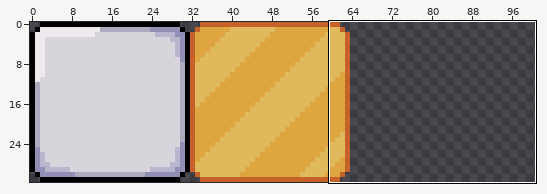
Two states of a pixel-art file, common/dice/art/dices.aseprite. The picture above shows the old version from afar; the outline marks the close-up.
Close-up. As it was:
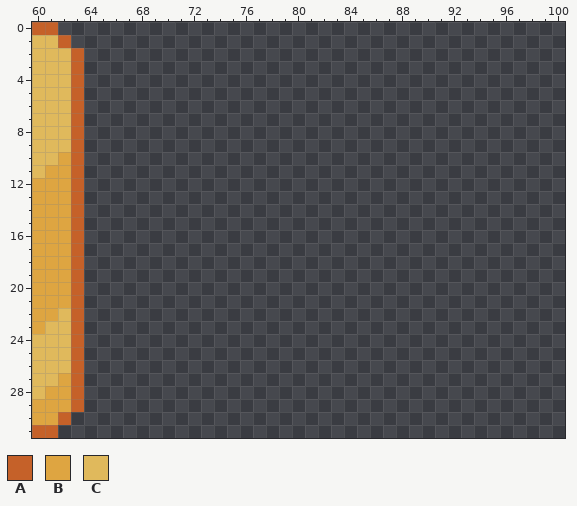
128x32 pixels, 1 frame. Colours within 5 levels of each other are drawn and written as one. Shown: x 60..100, y 0..31. The wide view leaves out empty margins.
Visible layers, top first: "Detail", "Base".
Palette (. is transparent): A #c56129  B #dea541  C #e0b95c
Pixels before, first column x 60:
 0 AA..
 1 CCA.
 2 CCCA
 3 CCCA
 4 CCCA
 5 CCCA
 6 CCCA
 7 CCCA
 8 CCCA
 9 CCCA
10 CCBA
11 CBBA
12 BBBA
13 BBBA
14 BBBA
15 BBBA
16 BBBA
17 BBBA
18 BBBA
19 BBBA
20 BBBA
21 BBBA
22 BBCA
23 BCCA
24 CCCA
25 CCCA
26 CCCA
27 CCBA
28 CBBA
29 BBBA
30 BBA.
31 AA..
And afterwards:
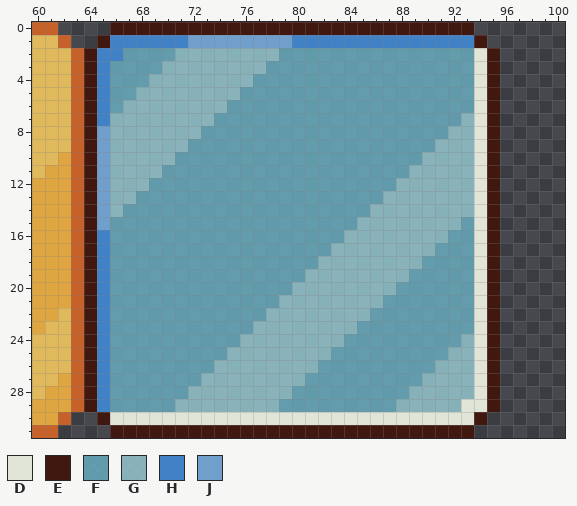
Colours new in this view: D #e1e5d8  E #411810  F #6ab2c5cc  G #94c4ccdb  H #4181c5  J #719fcb
Changes in this commit:
Layers "Detail", "Base":
Colour D is added in rows 2 to 28 at x 94; in row 29 at x 93 to 94; in row 30 at x 66 to 93.
Colour E is added in row 0 at x 66 to 93; in row 1 at x 65 and 94; in rows 2 to 29 at x 64 and 95; in row 30 at x 65 and 94; in row 31 at x 66 to 93.
Colour F is added in row 2 at x 67 to 70 and 79 to 93; in row 3 at x 66 to 69 and 78 to 93; in row 4 at x 66 to 68 and 77 to 93; in row 5 at x 66 to 67 and 76 to 93; in row 6 at x 66 and 75 to 93; in row 7 at x 74 to 92.
Colour F is added in row 8 at x 73 to 91; in row 9 at x 72 to 90; in row 10 at x 71 to 89; in row 11 at x 70 to 88; in row 12 at x 69 to 87; in row 13 at x 68 to 86.
Colour F is added in row 14 at x 67 to 85; in row 15 at x 66 to 84 and 93; in row 16 at x 66 to 83 and 92 to 93; in row 17 at x 66 to 82 and 91 to 93; in row 18 at x 66 to 81 and 90 to 93; in row 19 at x 66 to 80 and 89 to 93.
Colour F is added in row 20 at x 66 to 79 and 88 to 93; in row 21 at x 66 to 78 and 87 to 93; in row 22 at x 66 to 77 and 86 to 93; in row 23 at x 66 to 76 and 85 to 93; in row 24 at x 66 to 75 and 84 to 92; in row 25 at x 66 to 74 and 83 to 91.
Colour F is added in row 26 at x 66 to 73 and 82 to 90; in row 27 at x 66 to 72 and 81 to 89; in row 28 at x 66 to 71 and 80 to 88; in row 29 at x 66 to 70 and 79 to 87.
Colour G is added in row 2 at x 71 to 78; in row 3 at x 70 to 77; in row 4 at x 69 to 76; in row 5 at x 68 to 75; in row 6 at x 67 to 74; in row 7 at x 66 to 73 and 93.
Colour G is added in row 8 at x 66 to 72 and 92 to 93; in row 9 at x 66 to 71 and 91 to 93; in row 10 at x 66 to 70 and 90 to 93; in row 11 at x 66 to 69 and 89 to 93; in row 12 at x 66 to 68 and 88 to 93; in row 13 at x 66 to 67 and 87 to 93.
Colour G is added in row 14 at x 66 and 86 to 93; in row 15 at x 85 to 92; in row 16 at x 84 to 91; in row 17 at x 83 to 90; in row 18 at x 82 to 89; in row 19 at x 81 to 88.
Colour G is added in row 20 at x 80 to 87; in row 21 at x 79 to 86; in row 22 at x 78 to 85; in row 23 at x 77 to 84; in row 24 at x 76 to 83 and 93; in row 25 at x 75 to 82 and 92 to 93.
Colour G is added in row 26 at x 74 to 81 and 91 to 93; in row 27 at x 73 to 80 and 90 to 93; in row 28 at x 72 to 79 and 89 to 93; in row 29 at x 71 to 78 and 88 to 92.
Colour H is added in row 1 at x 66 to 71 and 80 to 93; in row 2 at x 65 to 66; in rows 3 to 7 at x 65; in rows 16 to 29 at x 65.
Colour J is added in row 1 at x 72 to 79; in rows 8 to 15 at x 65.
